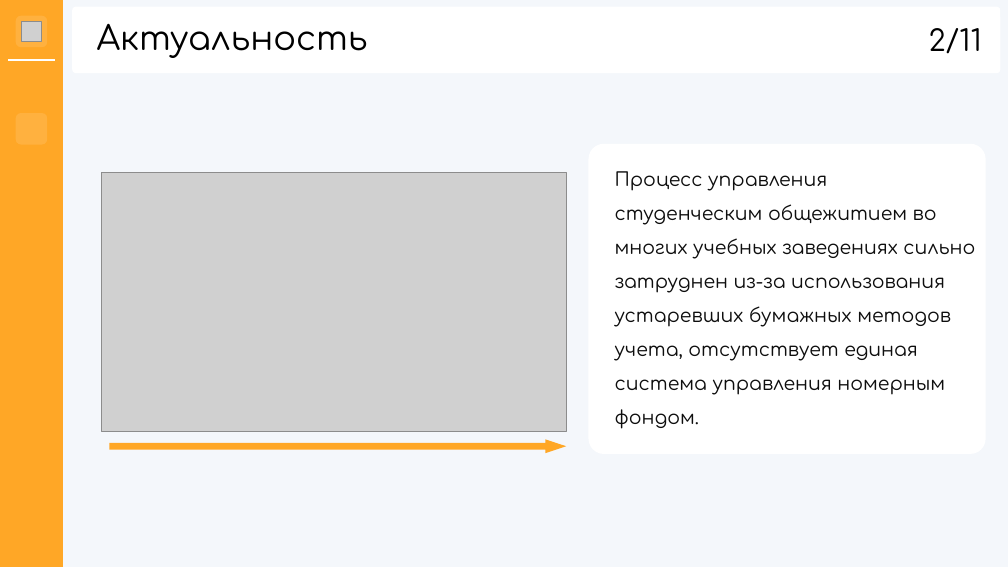
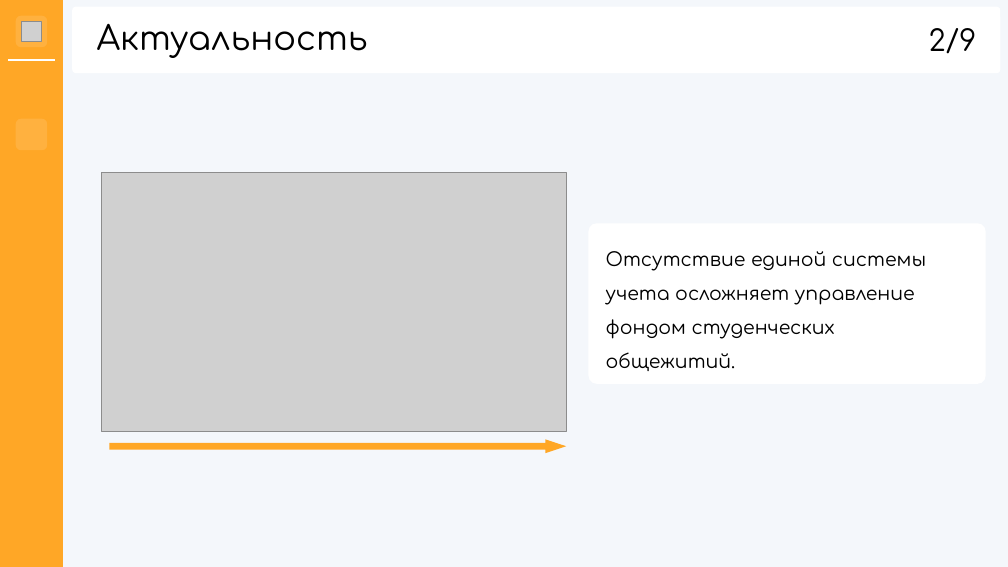
Before and after one commit to hhallva/cmdnt-website, a slide deck: slide 2 of КП/Презентация/Презентация.pptx. Drawn at 1008x567 pixels with LibreOffice and Linux fonts; fonts in the diff are those of the drawing; grey boxes stand for pictures; background and template pictures are left out. Boxes give left, top, right and bottom in pixels: in the first picture for what was removed or moved away, otherwise in the second. Text is boxed around its words. In the diff, an @@ line names an element or a change of style, - is before the commit and + after.

```diff
--- a/КП/Презентация/Презентация.pptx
+++ b/КП/Презентация/Презентация.pptx
@@ text at bbox=[929, 28, 977, 54]: text changed @@
-2/11
+2/9
@@ rounded rectangle: place and size @@
-rounded rectangle at bbox=[16, 113, 48, 145]
+rounded rectangle at bbox=[16, 119, 48, 150]
@@ rounded rectangle: place and size @@
-rounded rectangle at bbox=[589, 144, 985, 453]
+rounded rectangle at bbox=[589, 224, 985, 383]
@@ text at bbox=[606, 251, 926, 371]: text changed; text colour #0E0E0E to #000000 @@
-Процесс управления студенческим общежитием во многих учебных заведениях сильно затруднен из-за использования устаревших бумажных методов учета, отсутствует единая система управления номерным фондом.
+Отсутствие единой системы учета осложняет управление фондом студенческих общежитий.
```
Also in this commit, not shown: 9 other slides changed, 1 slide removed, 2 other files.
